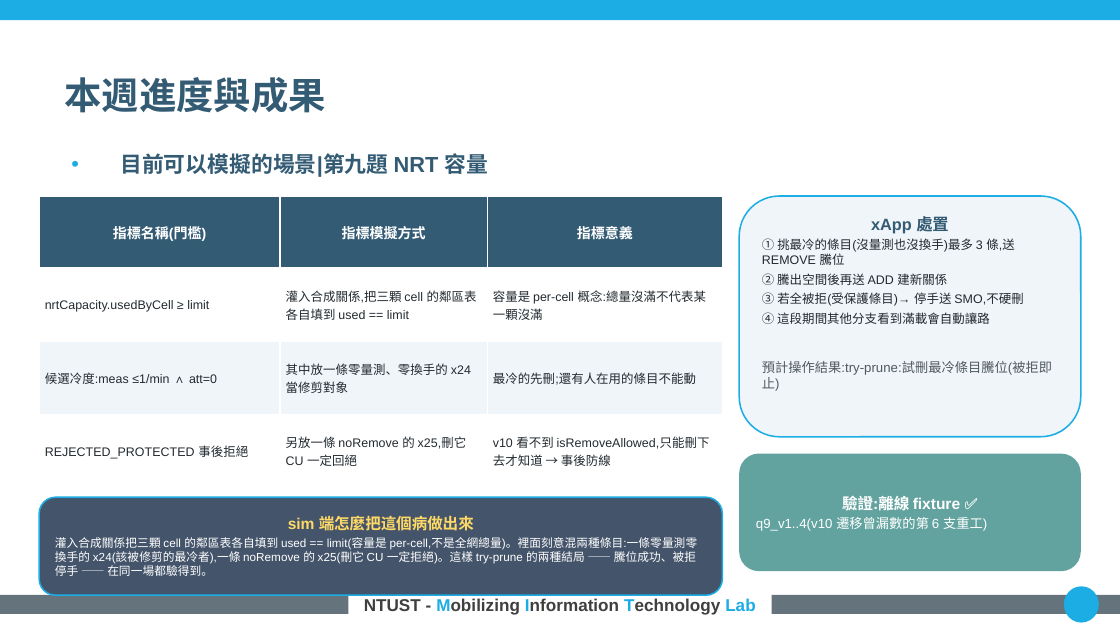
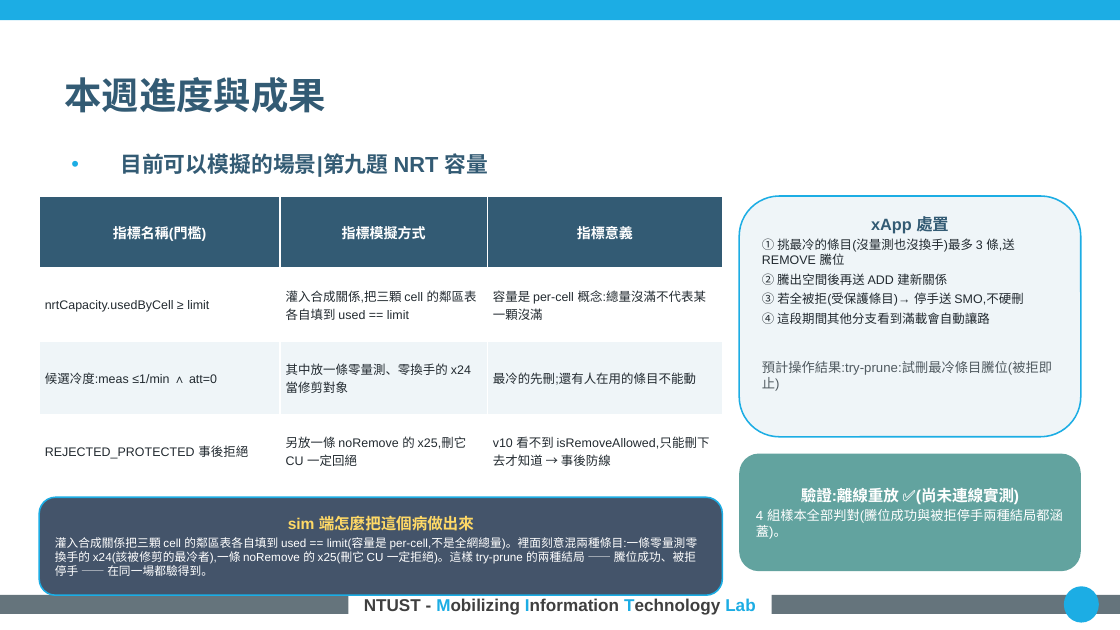
Before and after one commit to kimOuO/RAN-sim-OAI, a slide deck: slide 12 of docs/report/8_27_進度報告_v10十二題.pptx. Drawn at 1120x630 pixels with LibreOffice and Linux fonts; fonts in the diff are those of the drawing; background and template pictures are left out. Boxes give left, top, right and bottom in pixels: in the first picture for what was removed or moved away, otherwise in the second. Text is boxed around its words. In the diff, an @@ line names an element or a change of style, - is before the commit and + after.

```diff
--- a/docs/report/8_27_進度報告_v10十二題.pptx
+++ b/docs/report/8_27_進度報告_v10十二題.pptx
@@ text in rounded rectangle at (756, 488, 1063, 539): text changed @@
-驗證:離線 fixture ✅
-q9_v1..4(v10 遷移曾漏數的第 6 支重工)
+驗證:離線重放 ✅(尚未連線實測)
+4 組樣本全部判對(騰位成功與被拒停手兩種結局都涵蓋)。
```
Also in this commit, not shown: 4 other slides changed.
